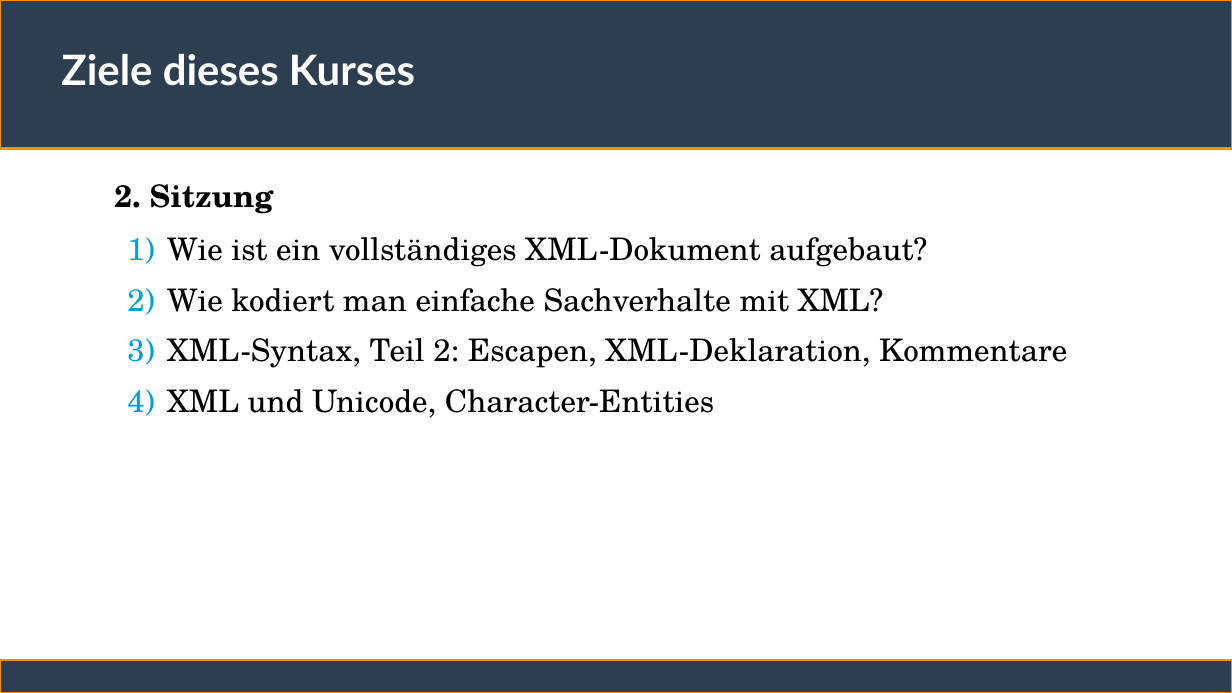
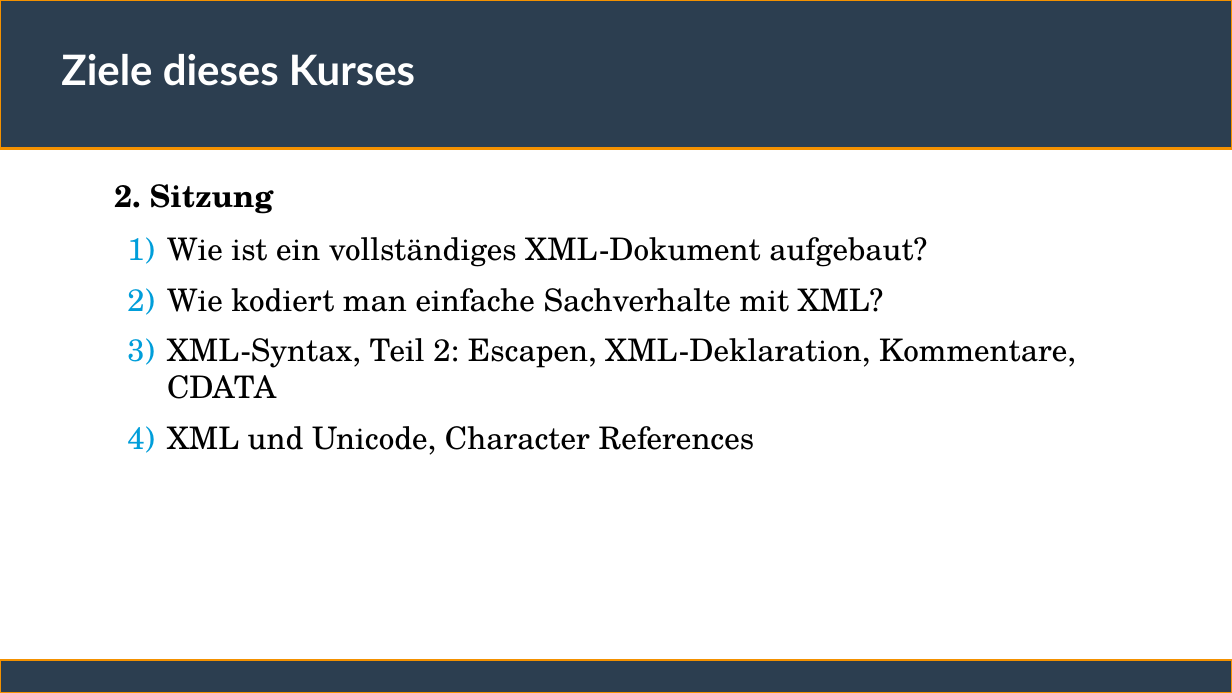
Before and after one commit to ChristianSonderUniSG/xml-kurs, a slide deck: slide 3 of sitzung_1/sitzung_1.odp. Drawn at 1232x693 pixels with LibreOffice and Linux fonts; fonts in the diff are those of the drawing. Boxes give left, top, right and bottom in pixels: in the first picture for what was removed or moved away, otherwise in the second. Text is boxed around its words. In the diff, an @@ line names an element or a change of style, - is before the commit and + after.

```diff
--- a/sitzung_1/sitzung_1.odp
+++ b/sitzung_1/sitzung_1.odp
@@ text at bbox=[167, 338, 1076, 455]: text changed @@
-  3) XML-Syntax, Teil 2: Escapen, XML-Deklaration, Kommentare
-  4) XML und Unicode, Character-Entities
+  3) XML-Syntax, Teil 2: Escapen, XML-Deklaration, Kommentare, CDATA
+  4) XML und Unicode, Character References
```
Also in this commit, not shown: 16 other slides changed, 1 other file.
